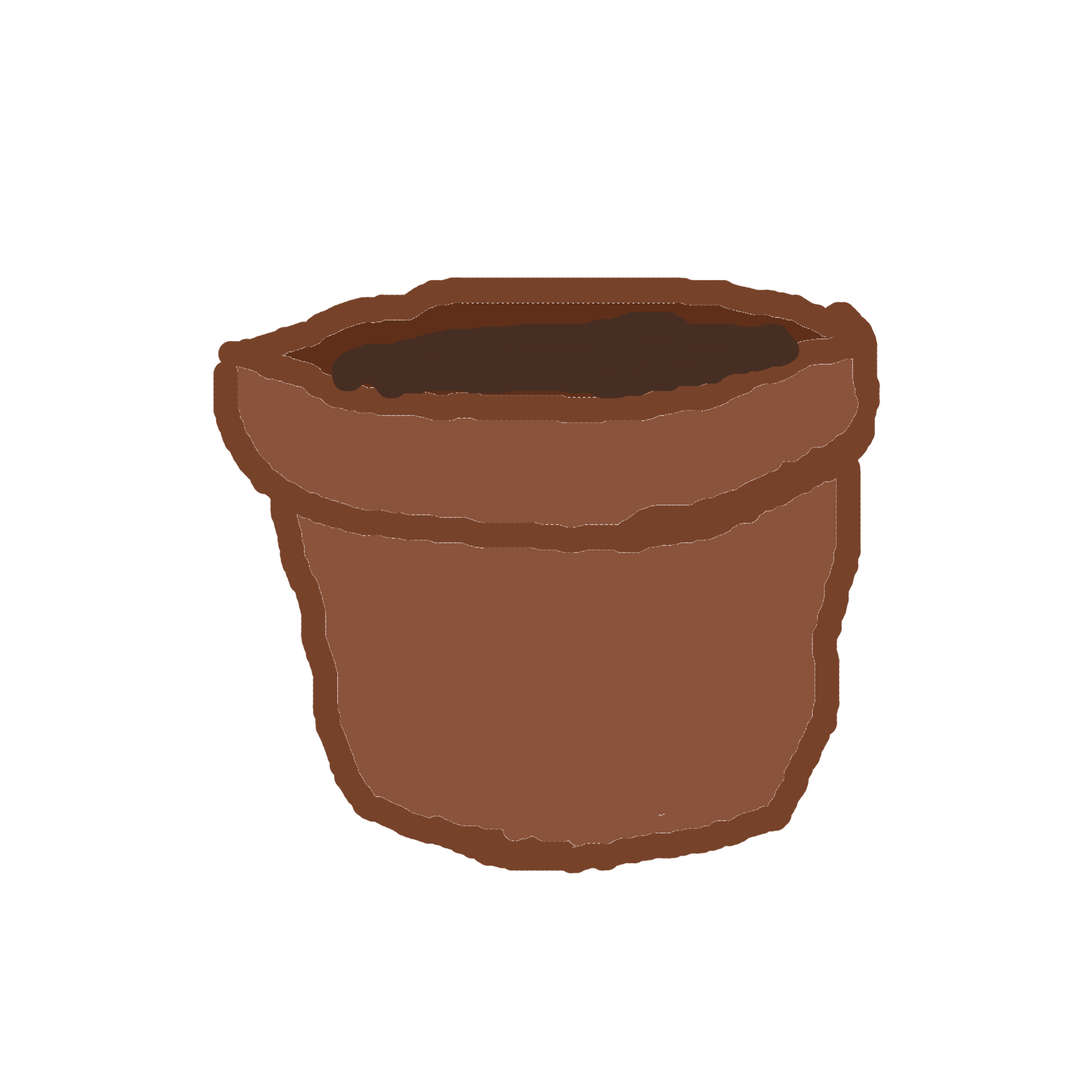
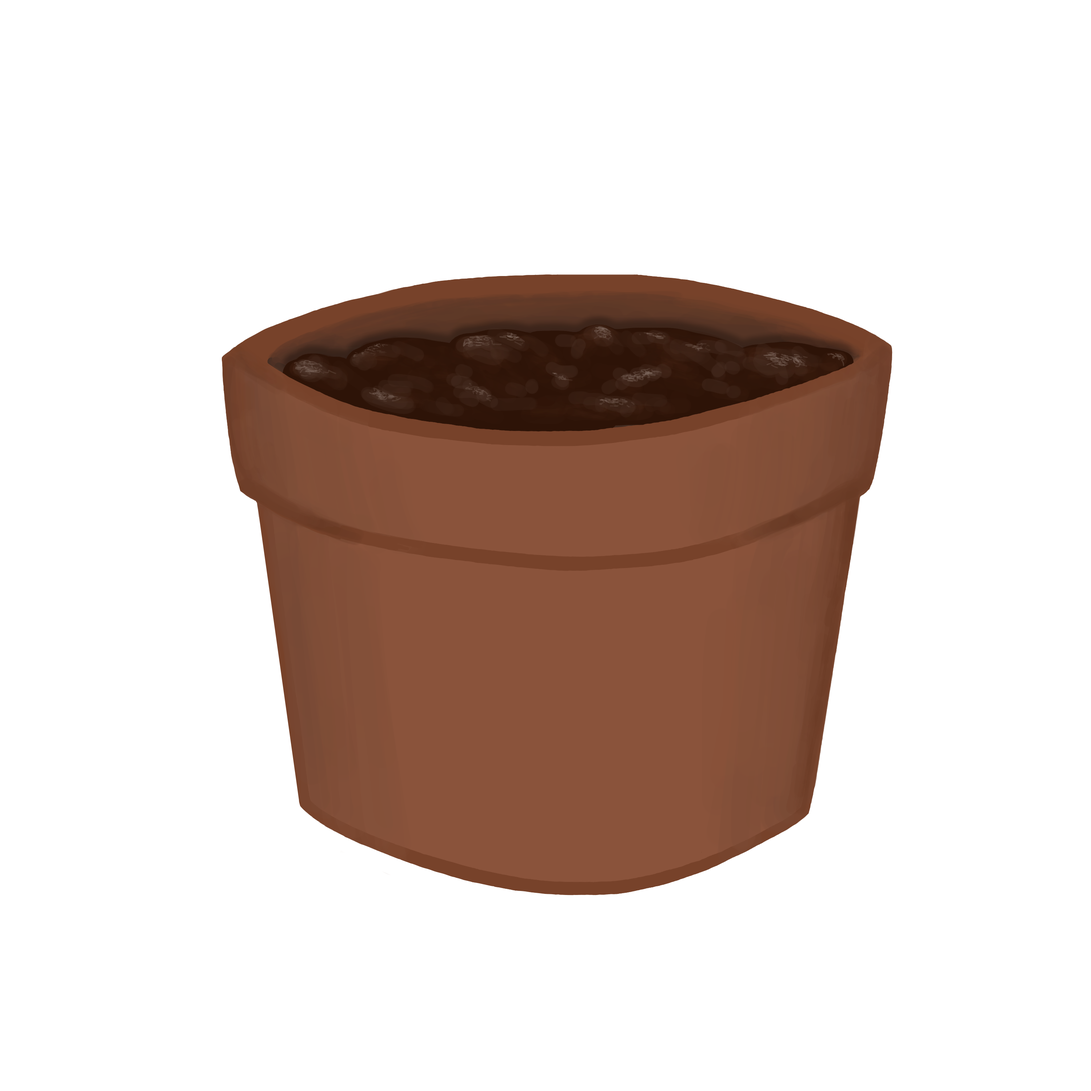
Before/after of a 1091 × 1091 layered artwork. What changed in the layer stack:
added group "Group 5" with 2 layers above "Maalitaso 1" over (x1=213, y1=274, x2=893, y2=896)
added layer "Paint Layer 3" in group "Group 5" over (x1=256, y1=302, x2=885, y2=466)
added layer "Paint Layer 2" in group "Group 5" over (x1=213, y1=274, x2=893, y2=896)
hid "Maalitaso 1", painted on it over (x1=213, y1=274, x2=885, y2=885)
